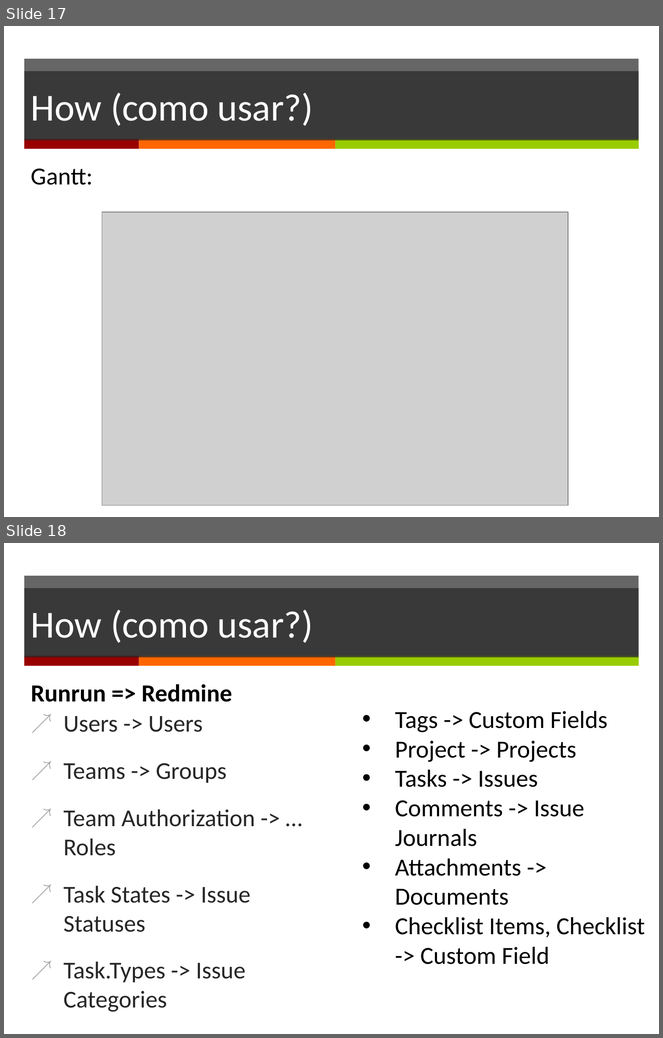
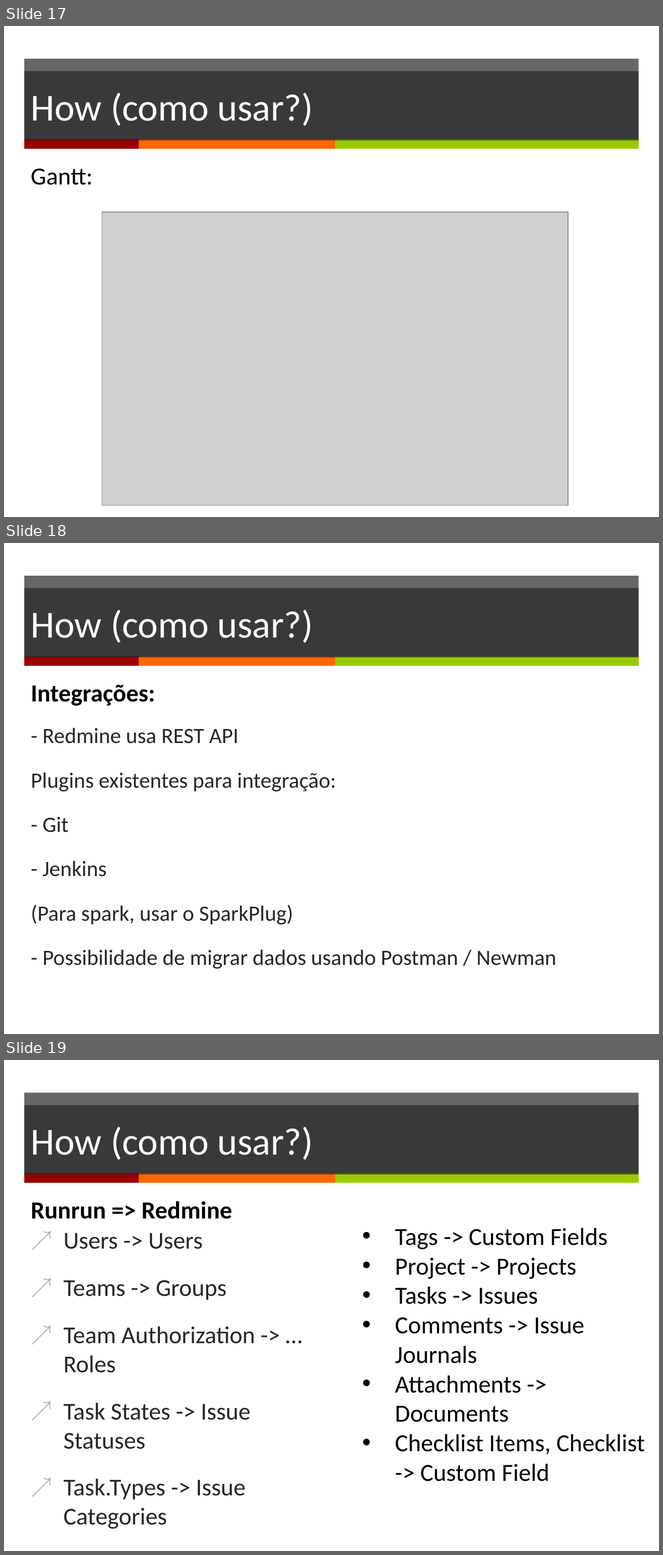
Before and after one commit to ronan-vargas/apresentacoes, a slide deck: Redmine.pptx. Shown one above the other, each under a label of ours: slides 17 and 18 before the commit, slides 17, 18 and 19 after it. The pictures are 663x1038 and 663x1555 pixels, drawn with LibreOffice and Linux fonts; fonts in the diff are those of the drawing; grey boxes stand for pictures. Boxes give left, top, right and bottom in pixels: in the first picture for what was removed or moved away, otherwise in the second. Text is boxed around its words. In the diff, an @@ line names an element or a change of style, - is before the commit and + after.

```diff
--- a/Redmine.pptx
+++ b/Redmine.pptx
@@ slide 18 added at <box>4,543,659,1034</box>, background #FFFFFF; not listed: 4 template elements that a slide beside it also shows @@
@@ title added at <box>24,588,639,657</box>, fill #262626 at 70% opacity, 42 pt, text #FFFFFF @@
+How (como usar?)
@@ text added at <box>31,684,155,706</box>, 27 pt, text #000000, bold @@
+Integrações:
@@ text added at <box>31,728,557,969</box>, 24 pt, text #262626 @@
+- Redmine usa REST API
+Plugins existentes para integração:
+- Git
+- Jenkins
+(Para spark, usar o SparkPlug)
+- Possibilidade de migrar dados usando Postman / Newman
@@ what was slide 18 is now slide 19 @@
```
Also in this commit, not shown: 1 slide changed, 2 other files.
